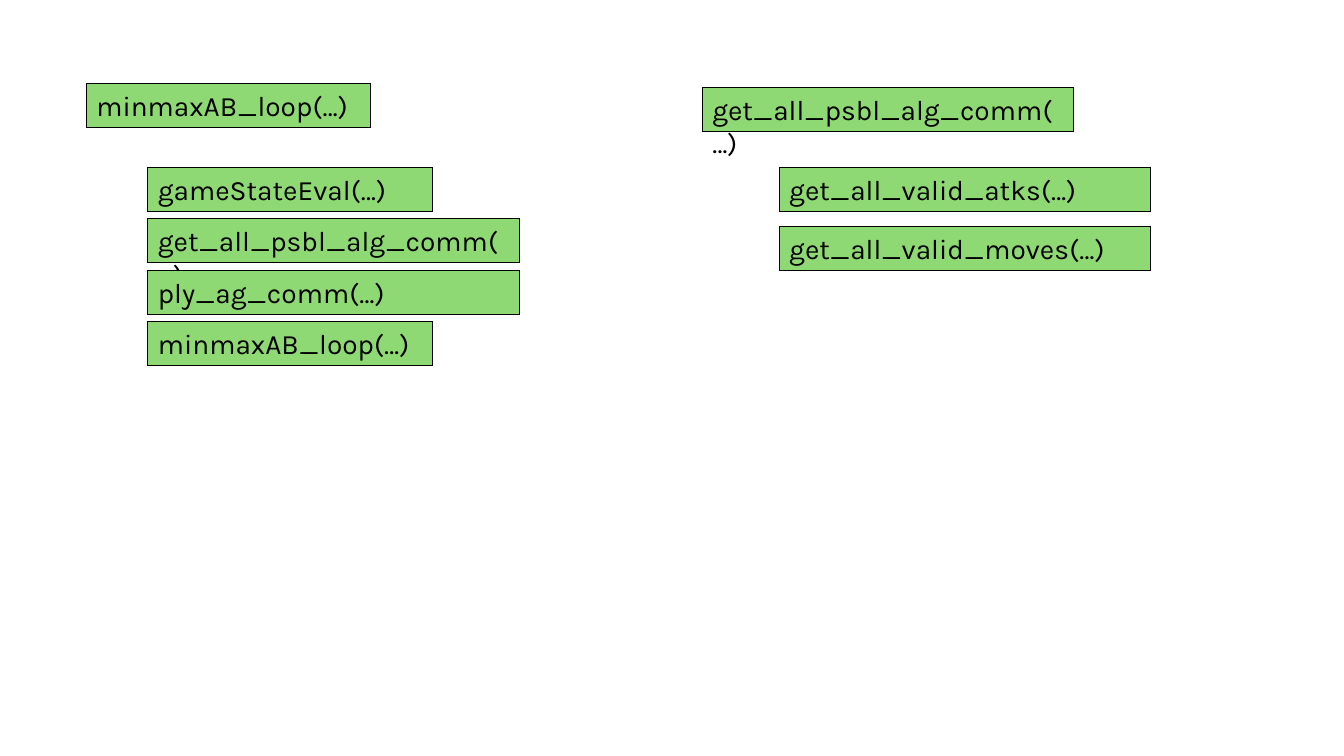
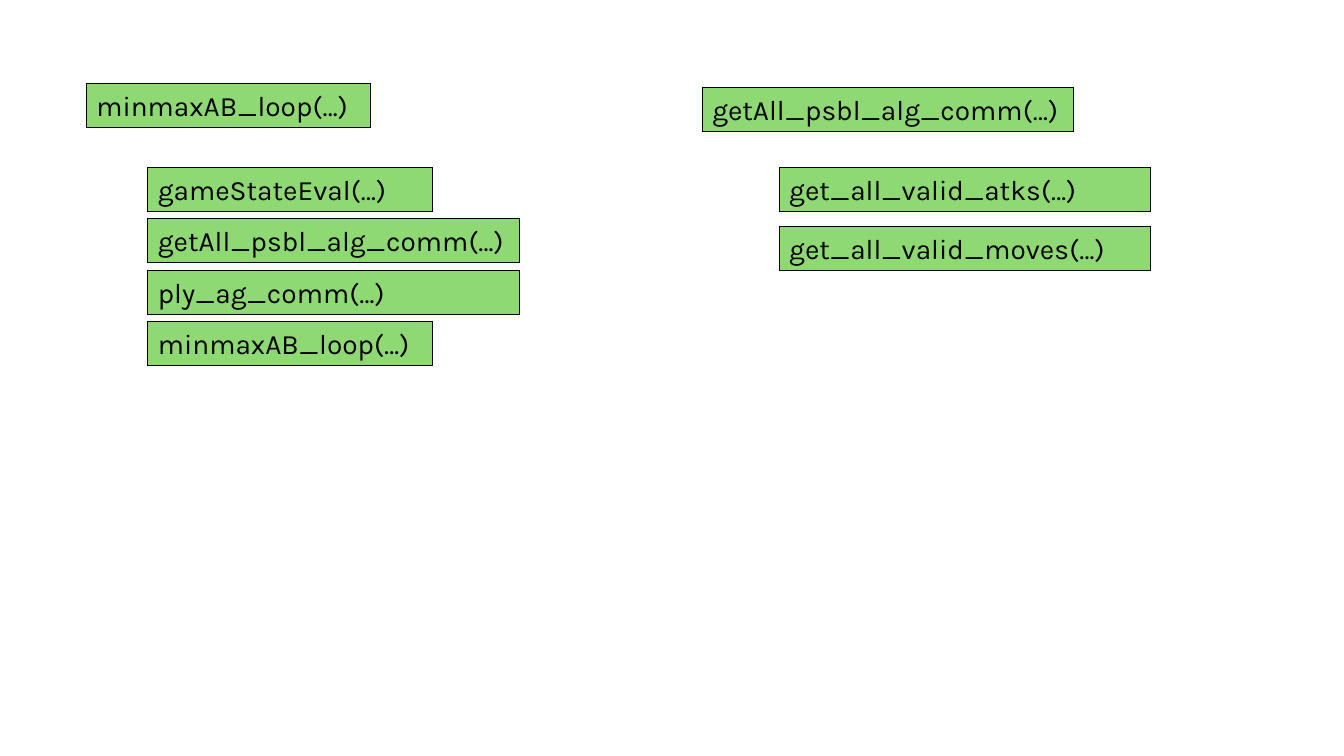
Before and after one commit to XiaoYiQing/game_dev_practice, a slide deck: slide 3 of docs/chess_structure.pptx. Drawn at 1344x756 pixels with LibreOffice and Linux fonts; fonts in the diff are those of the drawing. Boxes give left, top, right and bottom in pixels: in the first picture for what was removed or moved away, otherwise in the second. Text is boxed around its words. In the diff, an @@ line names an element or a change of style, - is before the commit and + after.

```diff
--- a/docs/chess_structure.pptx
+++ b/docs/chess_structure.pptx
@@ text in rectangle at [712,100,1058,127]: text changed @@
-get_all_psbl_alg_comm(…)
+getAll_psbl_alg_comm(…)
@@ text in rectangle at [158,231,504,258]: text changed @@
-get_all_psbl_alg_comm(…)
+getAll_psbl_alg_comm(…)
```
Also in this commit, not shown: 1 other slide changed, 3 other files.
